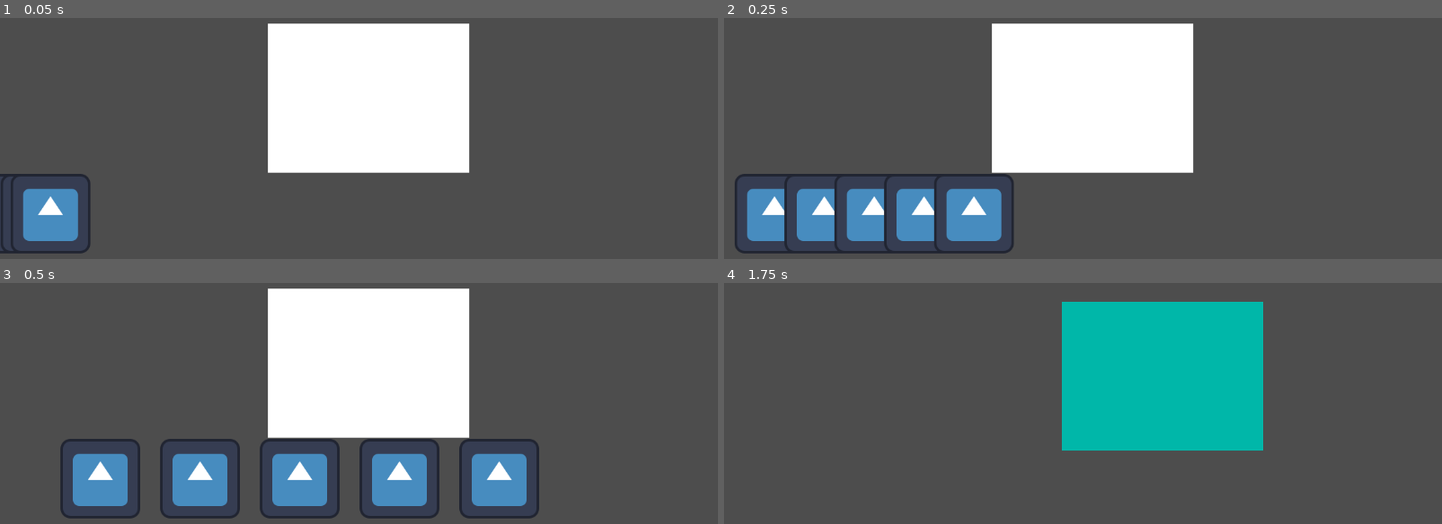
Above: before the commit, frames 1-4 (two rows, left to right).
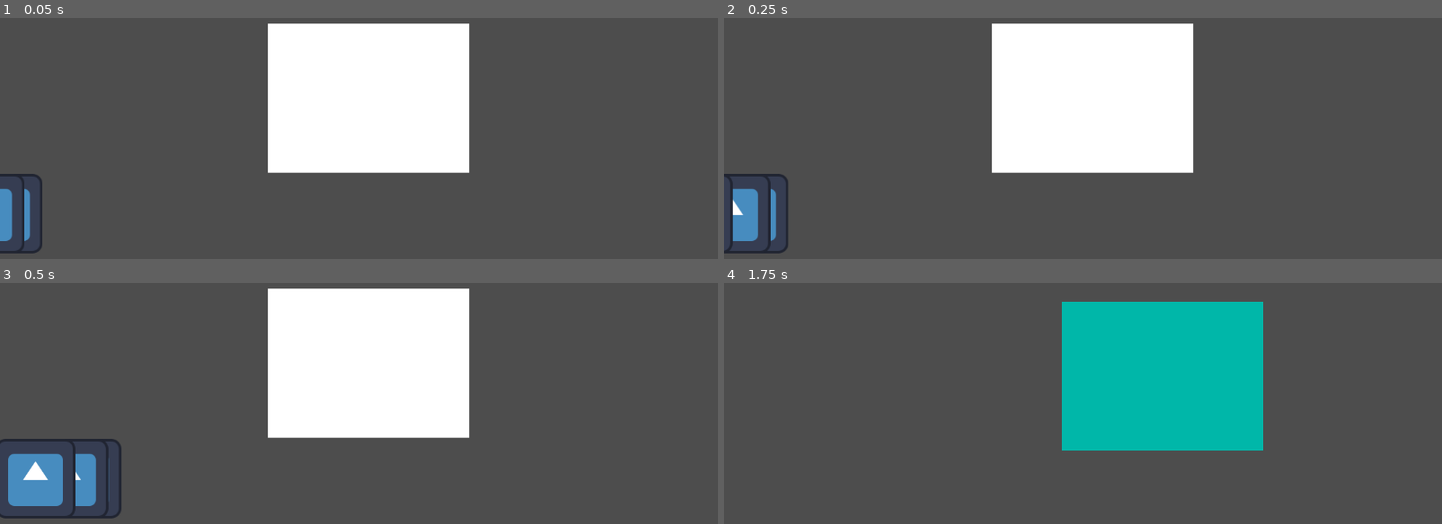
Above: after the commit, the same moments.

Repository: Novali91/Snakeeyes
Game: Godot game, scene res://root.tscn
Same seed, same stepped clock (60 frames per second), same inputs: the game is played once before the commit and once after it. The engine's default icon, where the game draws it, is replaced by a stand-in: a white triangle on a blue panel in a dark square.
Inputs:
- Up to frame 1 (0.05 s): no input
- Up to frame 2 (0.25 s): no input
- Up to frame 3 (0.5 s): no input
- Up to frame 4 (1.75 s): hold Right (right) 0.53-1.28 s; hold Left (left) from 1.28 s (still down)

The runs differ from the first frame. In frame 1, 2.3% of the frame differs, in the area x 0-13%, y 64-98%; in frame 2, 7.9%; in frame 3, 12%, in the area x 0-76%, y 64-98%; in frame 4, nothing differs.

Commit message:
Stylized slide-in animation

Diff:
--- a/01_Managers/04_HandManager/hand_manager.gd
+++ b/01_Managers/04_HandManager/hand_manager.gd
@@ -3,24 +3,27 @@
 var test_cup = preload('res://02_Deck/01_Drinks/drink.tscn')
 var cups: Array[Node2D] = []
 var cup_location_goals = []
-var slide_start_time = 0
+var slide_start_times = [0]
 
 func _ready() -> void:
 	pass
 
 func _process(delta: float) -> void:
-	var slide_end_time = slide_start_time + slide_time
+	var slide_end_time = slide_start_times[slide_start_times.size()-1] + slide_time
 	if Time.get_ticks_msec() < slide_end_time:
 		slide_cups()
-	elif Time.get_ticks_msec() < slide_end_time + 5:
+	elif Time.get_ticks_msec() < slide_end_time + 50: #arbitrarily small amount of ms
 		finish_slide_cups()
 
 var temp_cup_height = 150 #temporary placement variable
-var slide_time = 600
+var slide_time = 1200
+var slide_intro_spacing = 100
+var slide_start_offset_pos = 30
 
 func begin_slide_cups(drinks: Array[DrinkResource]) -> void:
-	slide_start_time = Time.get_ticks_msec()
+	slide_start_times = []
 	for i in drinks.size():
+		slide_start_times.append(Time.get_ticks_msec() + i * slide_intro_spacing)
 		var drink = drinks[i]
 		var new_cup = test_cup.instantiate()
 		cups.append(new_cup)
@@ -34,7 +37,8 @@
 
 func slide_cups() -> void:
 	for i in cups.size():
-		cups[i].global_position = Vector2(global_position.x + ((Time.get_ticks_msec() - slide_start_time)/float(slide_time)) * cup_location_goals[i],global_position.y + get_parent().SCREEN_SIZE.y - temp_cup_height) #Will change this get_parent call later, screen size will prob be made global somehow
+		var amount_through_slide = clamp((Time.get_ticks_msec() - slide_start_times[i] - slide_start_offset_pos)/float(slide_time),-slide_start_offset_pos,1)
+		cups[i].global_position = Vector2(global_position.x + amount_through_slide * cup_location_goals[i],global_position.y + get_parent().SCREEN_SIZE.y - temp_cup_height) #Will change this get_parent call later, screen size will prob be made global somehow
 
 func finish_slide_cups() -> void:
 	for i in cups.size():
